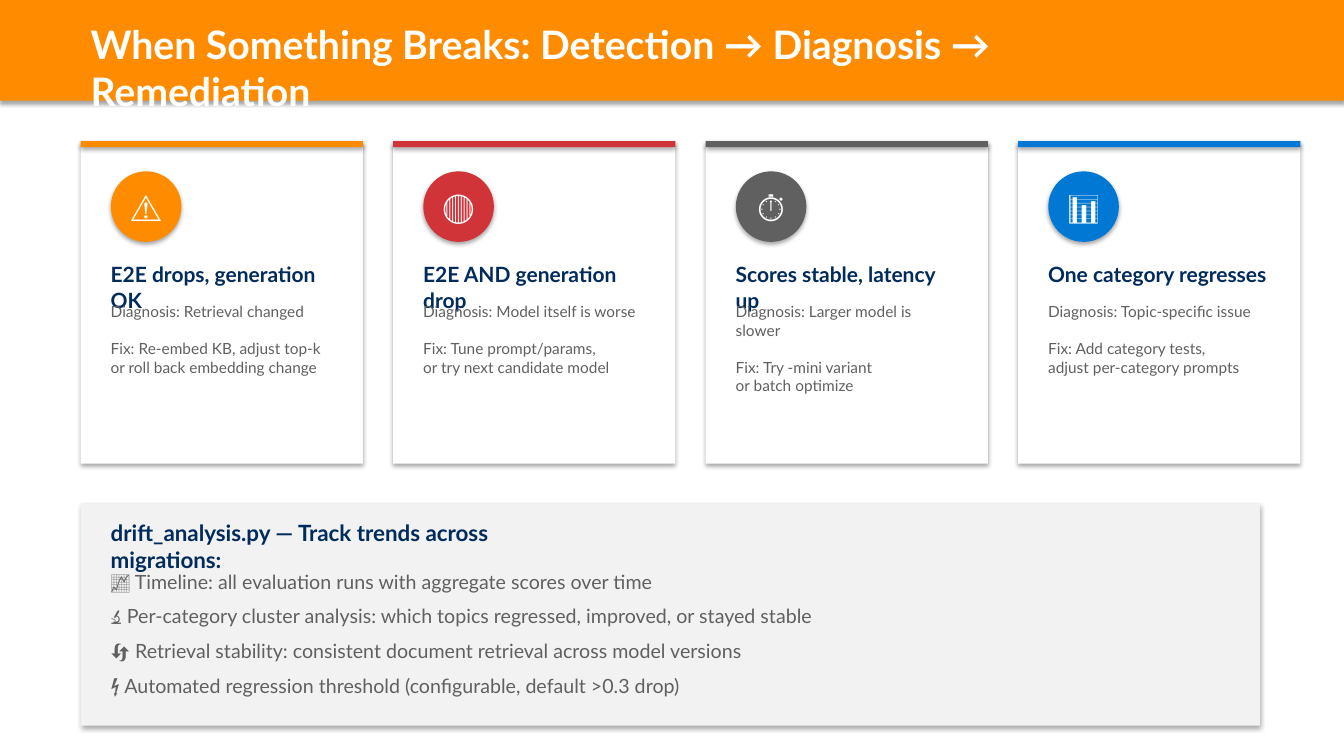
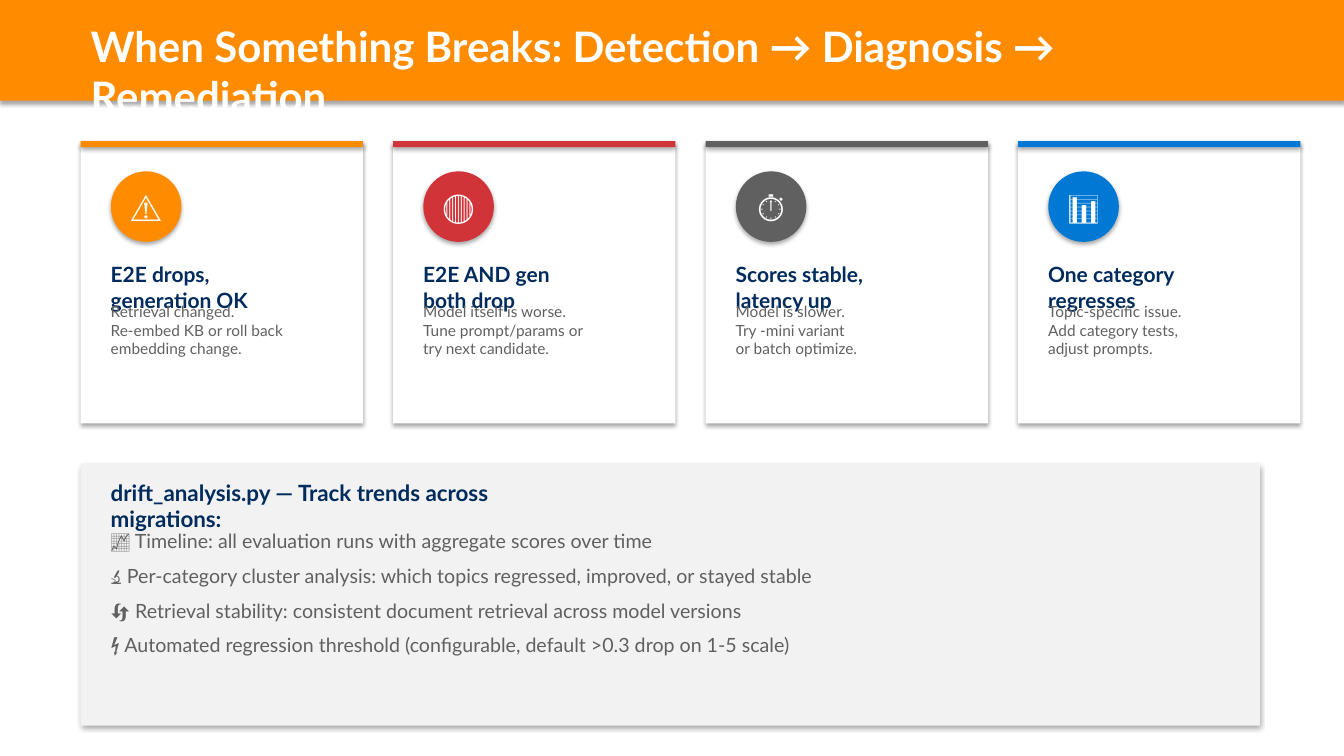
Before and after one commit to aiappsgbb/AOAI-models-migration, a slide deck: slide 11 of docs/azure-openai-model-migration-approach.pptx (slide 7 before the commit). Drawn at 1344x756 pixels with LibreOffice and Linux fonts; fonts in the diff are those of the drawing. Boxes give left, top, right and bottom in pixels: in the first picture for what was removed or moved away, otherwise in the second. Text is boxed around its words. In the diff, an @@ line names an element or a change of style, - is before the commit and + after.

```diff
--- a/docs/azure-openai-model-migration-approach.pptx
+++ b/docs/azure-openai-model-migration-approach.pptx
@@ text "When Something Breaks: Detection → ..." at box(91, 30, 1003, 105): size 28 to 30 pt @@
@@ rectangle: place and size @@
-rectangle at box(81, 141, 363, 464)
+rectangle at box(81, 141, 363, 423)
@@ rectangle: place and size @@
-rectangle at box(393, 141, 676, 464)
+rectangle at box(393, 141, 676, 423)
@@ rectangle: place and size @@
-rectangle at box(706, 141, 988, 464)
+rectangle at box(706, 141, 988, 423)
@@ rectangle: place and size @@
-rectangle at box(1018, 141, 1301, 464)
+rectangle at box(1018, 141, 1301, 423)
@@ text at box(423, 266, 550, 312): text changed @@
-E2E AND generation drop
+E2E AND gen
+both drop
@@ 3 texts: place and size @@
-3 texts at box(111, 266, 1266, 312)
+3 texts at box(111, 266, 1174, 312)
@@ text at box(111, 303, 283, 357): text changed @@
-Diagnosis: Retrieval changed
-Fix: Re-embed KB, adjust top-k
-or roll back embedding change
+Retrieval changed.
+Re-embed KB or roll back
+embedding change.
@@ text at box(423, 303, 583, 357): text changed @@
-Diagnosis: Model itself is worse
-Fix: Tune prompt/params,
-or try next candidate model
+Model itself is worse.
+Tune prompt/params or
+try next candidate.
@@ text at box(736, 303, 857, 357): text changed @@
-Diagnosis: Larger model is slower
-Fix: Try -mini variant
-or batch optimize
+Model is slower.
+Try -mini variant
+or batch optimize.
@@ text at box(1048, 303, 1181, 357): text changed @@
-Diagnosis: Topic-specific issue
-Fix: Add category tests,
-adjust per-category prompts
+Topic-specific issue.
+Add category tests,
+adjust prompts.
@@ rectangle: place and size @@
-rectangle at box(81, 504, 1260, 726)
+rectangle at box(81, 464, 1260, 726)
@@ text "drift_analysis.py — Track trends across ...": place and size @@
-text "drift_analysis.py — Track trends across ..." at box(111, 524, 489, 572)
+text "drift_analysis.py — Track trends across ..." at box(111, 484, 489, 531)
@@ text "📈 Timeline: all evaluation runs ...": place and size @@
-text "📈 Timeline: all evaluation runs ..." at box(124, 574, 811, 697)
+text "📈 Timeline: all evaluation runs ..." at box(124, 533, 811, 656)
@@ text at box(124, 637, 789, 656): text changed @@
-⚡ Automated regression threshold (configurable, default >0.3 drop)
+⚡ Automated regression threshold (configurable, default >0.3 drop on 1-5 scale)
```
Also in this commit, not shown: 10 other slides changed, 4 slides added, 1 slide removed, 1 other file.
